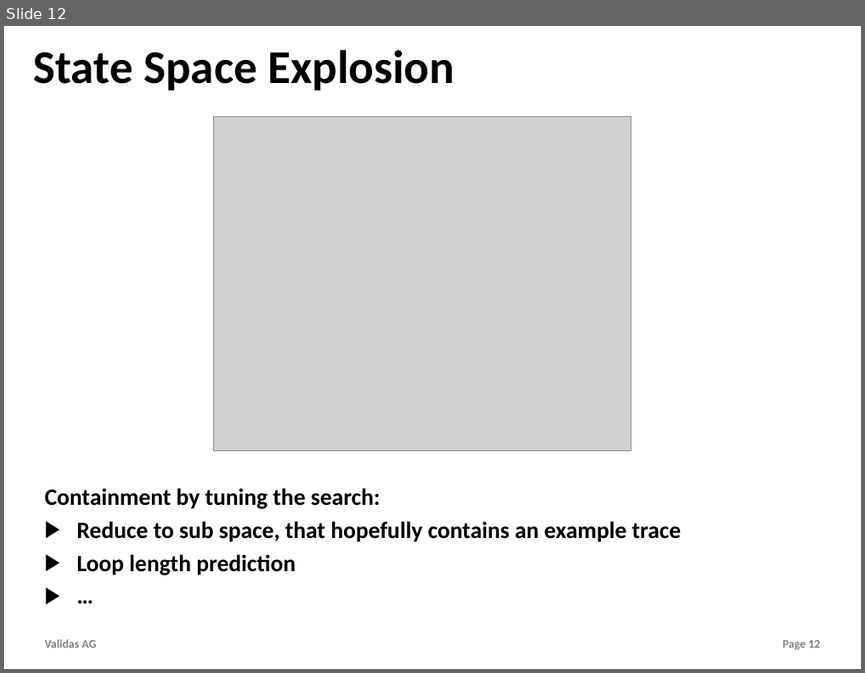
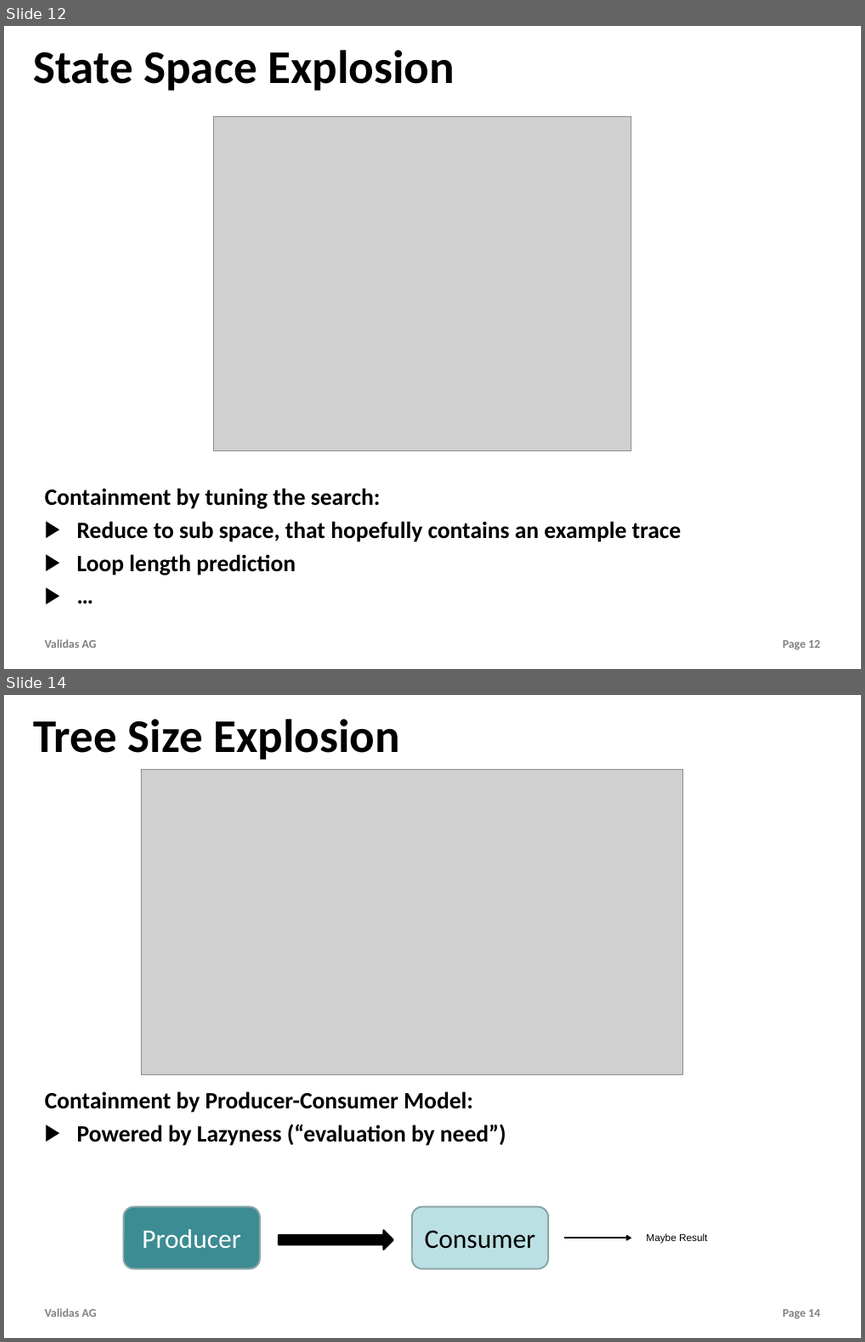
Before and after one commit to theoremprover/tvg, a slide deck: Vortraege/TestVectorGenerator.pptx. Shown one above the other, each under a label of ours: slide 12 before the commit, slides 12 and 14 after it; the slides between them are not shown. The pictures are 865x673 and 865x1342 pixels, drawn with LibreOffice and Linux fonts; fonts in the diff are those of the drawing; grey boxes stand for pictures; background and template pictures are left out. Boxes give left, top, right and bottom in pixels: in the first picture for what was removed or moved away, otherwise in the second. Text is boxed around its words. In the diff, an @@ line names an element or a change of style, - is before the commit and + after.

```diff
--- a/Vortraege/TestVectorGenerator.pptx
+++ b/Vortraege/TestVectorGenerator.pptx
@@ slide 14 added at bbox=[4, 695, 861, 1338], background #FFFFFF; not listed: 2 template elements that a slide beside it also shows @@
@@ title added at bbox=[33, 719, 399, 760], 56 pt, text #000000, bold @@
+Tree Size Explosion
@@ picture added at bbox=[142, 770, 683, 1074] @@
@@ text added at bbox=[45, 1091, 506, 1145], 28 pt, text #000000, bold @@
+Containment by Producer-Consumer Model:
+▶ Powered by Lazyness (“evaluation by need”)
@@ rounded rectangle added at bbox=[123, 1207, 260, 1269], fill #3C8C93, outline #8AA6A8 2 pt, 32 pt, text #FFFFFF @@
+Producer
@@ right arrow added at bbox=[279, 1230, 393, 1249], fill #000000, outline #000000 2 pt @@
@@ rounded rectangle added at bbox=[412, 1207, 548, 1269], fill #BBE0E3, outline #8AA6A8 2 pt, 32 pt, text #000000 @@
+Consumer
@@ arrow added from (564, 1237) to (632, 1237), #000000 2 pt @@
@@ text added at bbox=[646, 1233, 707, 1243], 12 pt, text #000000 @@
+Maybe Result
```
Also in this commit, not shown: 6 slides changed, 1 other slide added, 1 other file.
